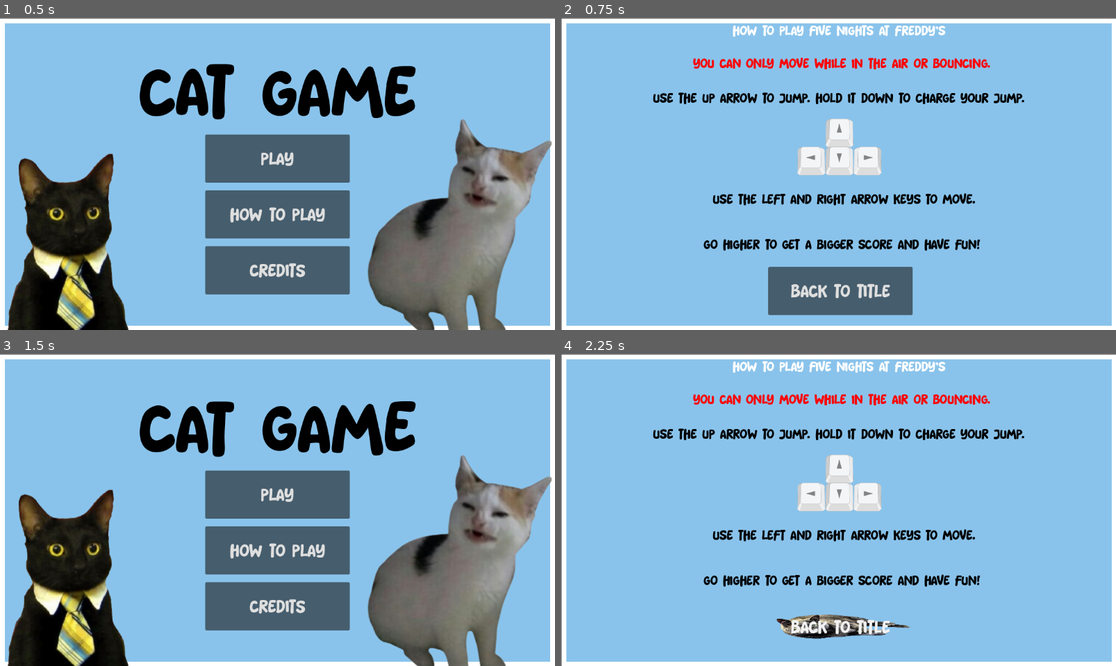
Above: before the commit, frames 1-4 (two rows, left to right).
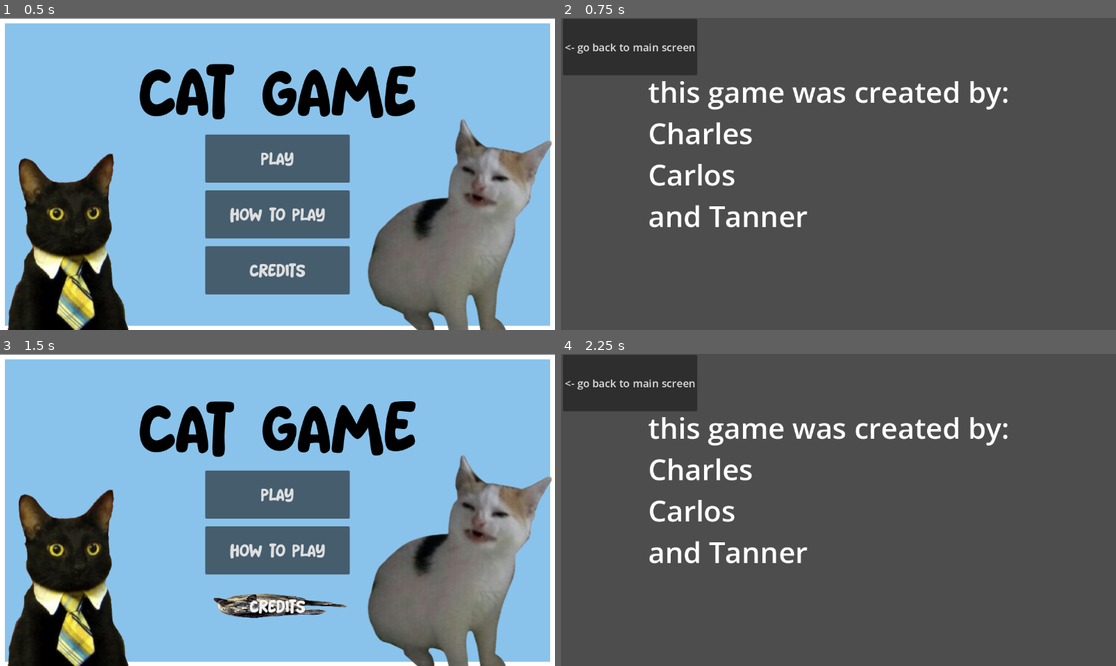
Above: after the commit, the same moments.

Repository: 5hr3kY/Kit-Fight
Game: Godot game, scene res://Scenes/title_screen.tscn
The game is run twice, just before and just after one commit, with the same random seed, the same clock (stepped at 60 frames per second) and the same inputs.
Inputs:
- Up to frame 1 (0.5 s): no input
- Up to frame 2 (0.75 s): click "How to Play" at 0.5 s
- Up to frame 3 (1.5 s): click "Back to Title" (after the commit: "<- go back to main screen") at 1.25 s
- Up to frame 4 (2.25 s): click "Credits" at 2 s

Frame 1 is identical in both runs. In frame 2, 100% of the frame differs, in the area x 0-100%, y 0-100%; in frame 3, 3.8%; in frame 4, 100%.

Commit message:
mv
Co-Authored-By: 5hr3kY <87106334+5hr3kY@users.noreply.github.com>

Diff:
--- a/kit-fight/Scenes/title_screen.tscn
+++ b/kit-fight/Scenes/title_screen.tscn
@@ -72,5 +72,6 @@
 texture = ExtResource("6_12m1t")
 
 [connection signal="pressed" from="PanelContainer/VBoxContainer/Play Button" to="PanelContainer/VBoxContainer/Play Button" method="_on_pressed"]
+[connection signal="pressed" from="PanelContainer/VBoxContainer/How to Play" to="PanelContainer/VBoxContainer/Play Button" method="_on_how_to_play_pressed"]
 [connection signal="pressed" from="PanelContainer/VBoxContainer/How to Play" to="PanelContainer/VBoxContainer/How to Play" method="_on_pressed"]
 [connection signal="pressed" from="PanelContainer/VBoxContainer/Credits" to="PanelContainer/VBoxContainer/Credits" method="_on_pressed"]
--- a/kit-fight/UI stuff/Credits.gd
+++ b/kit-fight/UI stuff/Credits.gd
@@ -3,4 +3,4 @@
 
 
 func _on_pressed() -> void:
-	get_tree().change_scene_to_file("res://Scenes/how_to_play.tscn")
+	get_tree().change_scene_to_file("res://Scenes/credits.tscn")
